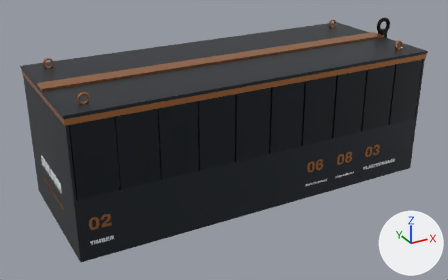
The glTF model model/big-station.glb as it was, and as the next commit left it.
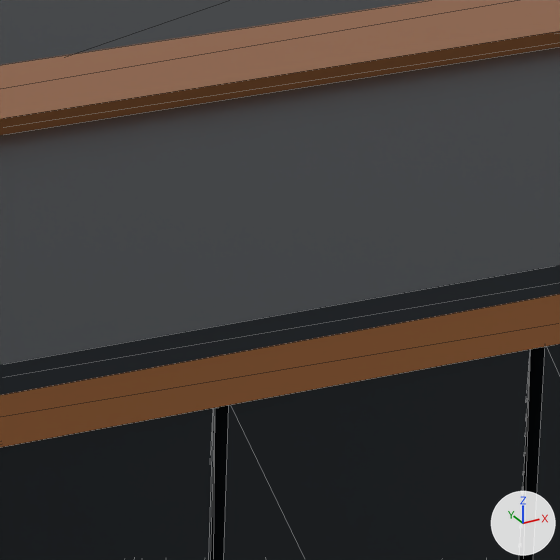
The first picture shows the older version from a 50 mm camera at (-4.93, -8.7, 5.37) aimed at (-0.17, -0.04, 1.04). The close-ups show the older and then the newer version on the part from 55% to 69% of the width and 16% to 37% of the height of that picture. Only the edits that show in the close-ups are written down. The lights are fixed; the arrows at lower right show +X, +Y and +Z. The close-ups show mesh edges as thin lines. Where no turn or scale is listed for an object, it has been applied to the vertices.

In view in the first close-up: 'Band-1.225', 'Flap_rubble_0', 'Flap_timber_4', 'Flap_timber_5', 'Roof', 'RoofRidge' and 1 more.
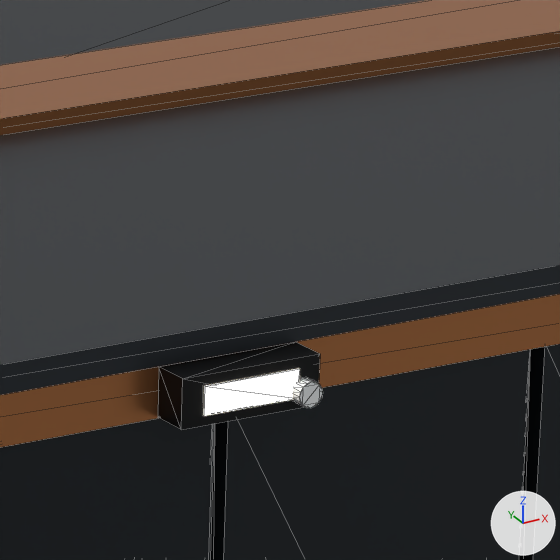
Pixel boxes [x1, y1, x2, y2] of what changed, in the close-ups (560 x 560 px):
```json
{"object": "SensorLight1", "change": "added", "after": [158, 342, 320, 430], "on screen": "black"}
{"object": "SensorLens1", "change": "added", "after": [203, 368, 300, 416]}
{"object": "SensorPIR1", "change": "added", "after": [293, 378, 323, 408]}
```

The change, as JSON lines over the scene's bpy script:
```json
{"op": "add", "block": "mat_sensor_lamp", "code": ["mat_sensor_lamp = principled_material('Sensor lamp')", "mat_sensor_lamp.base_color = (0.905, 0.88, 0.807)  # white #f4f1e8", "mat_sensor_lamp.roughness = 0.2", "mat_sensor_lamp.emission_color = (1.0, 0.922, 0.745)  # pale yellow #fff6e0", "mat_sensor_lamp.emission_strength = 1.0"]}
{"op": "add", "block": "me_cylinder_002_1", "code": ["me_cylinder_002_1 = bpy.data.meshes.new('Cylinder.002')", "me_cylinder_002_1.from_pydata(...)  # a 16-sided cylinder along z spanning x -1.0..1.0, y -1.0..1.0, z -0.68..0.68", "me_cylinder_002_1.materials.append(mat_big_label)  # white #eef1f3"]}
{"op": "add", "block": "me_cube_017", "code": ["me_cube_017 = bpy.data.meshes.new('Cube.017')", "me_cube_017.from_pydata(...)  # a box spanning x -0.13..0.13, y -0.035..0.035, z -0.043..0.043", "me_cube_017.materials.append(mat_big_chassis)  # black #0b0d0f"]}
{"op": "add", "block": "me_cube_018", "code": ["me_cube_018 = bpy.data.meshes.new('Cube.018')", "me_cube_018.from_pydata(...)  # a box spanning x -0.09..0.09, y -0.003..0.003, z -0.025..0.025", "me_cube_018.materials.append(mat_sensor_lamp)  # white #f4f1e8, glowing pale yellow #fff6e0"]}
{"op": "add", "block": "ob_sensorpir1", "code": ["ob_sensorpir1 = bpy.data.objects.new('SensorPIR1', me_cylinder_002_1)", "ob_sensorpir1.location = (0.1, -1.318, 2.36)", "ob_sensorpir1.rotation_euler = (1.571, 0.0, 0.0)  # degrees (90, 0, 0)", "ob_sensorpir1.scale = (0.022, 0.022, 0.022)"]}
{"op": "add", "block": "ob_sensorlight1", "code": ["ob_sensorlight1 = bpy.data.objects.new('SensorLight1', me_cube_017)", "ob_sensorlight1.location = (0.0, -1.275, 2.375)"]}
{"op": "add", "block": "ob_sensorlens1", "code": ["ob_sensorlens1 = bpy.data.objects.new('SensorLens1', me_cube_018)", "ob_sensorlens1.location = (0.0, -1.311, 2.375)"]}
```
